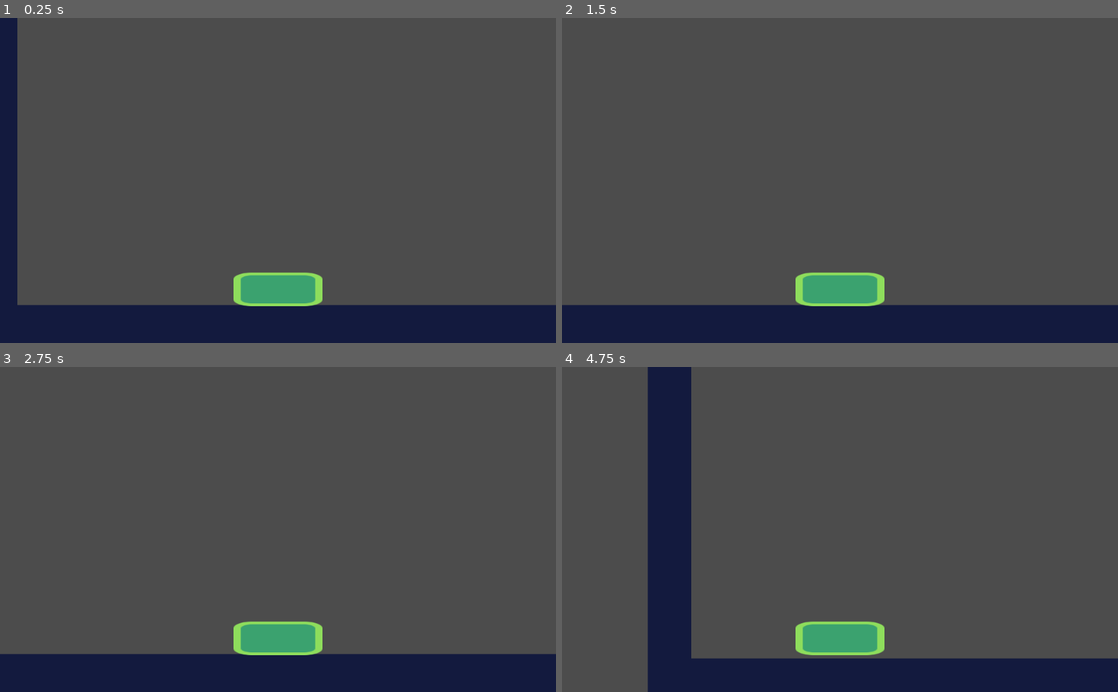
Above: before the commit, frames 1-4 (two rows, left to right).
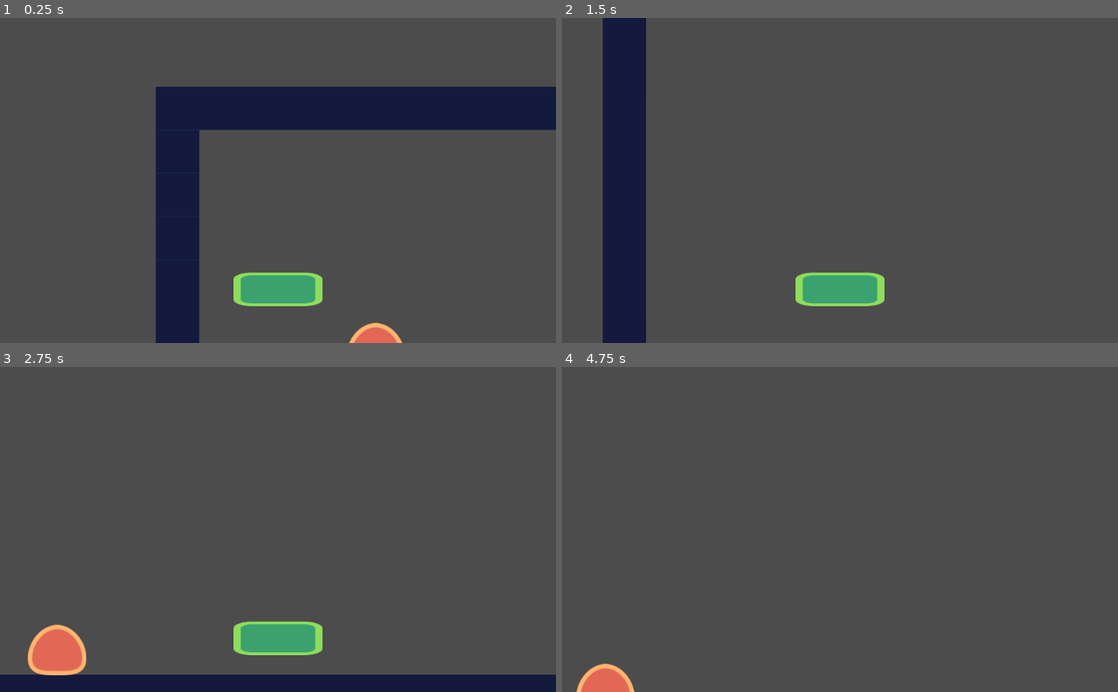
Above: after the commit, the same moments.

Repository: jukfiuune/AdventureOfAHouseCat
Game: Godot game, scene res://src/Levels/Level test.tscn
The game is run twice, just before and just after one commit, with the same random seed, the same clock (stepped at 60 frames per second) and the same inputs.
Inputs:
- Up to frame 1 (0.25 s): no input
- Up to frame 2 (1.5 s): hold Right (ui_right) 0.53-1.28 s; hold Left (ui_left) from 1.28 s (still down)
- Up to frame 3 (2.75 s): release Left (ui_left) at 2.03 s; hold Right (ui_right) from 2.03 s (still down)
- Up to frame 4 (4.75 s): release Right (ui_right) at 2.78 s; hold Up (ui_up) 2.78-3.53 s; hold Left (ui_left) from 3.53 s (still down)

The runs differ from the first frame. In frame 1, 27% of the frame differs, in the area x 0-100%, y 0-100%; in frame 2, 18%; in frame 3, 7.1%; in frame 4, 18%.

Commit message:
Enemy works (for now) :+1:

Diff:
--- a/src/Levels/Level test.tscn
+++ b/src/Levels/Level test.tscn
@@ -2,9 +2,11 @@
 
 [ext_resource path="res://start-assets/tileset.tres" type="TileSet" id=1]
 [ext_resource path="res://src/actors/player.tscn" type="PackedScene" id=2]
-[ext_resource path="res://src/actors/enemy.tscn" type="PackedScene" id=3]
+[ext_resource path="res://src/actors/enemy2.tscn" type="PackedScene" id=3]
 
 [node name="Level test" type="Node2D"]
+
+[node name="player" parent="." instance=ExtResource( 2 )]
 
 [node name="TileMap" type="TileMap" parent="."]
 position = Vector2( -400, 0 )
@@ -14,8 +16,4 @@
 format = 1
 tile_data = PoolIntArray( -196609, 0, 0, -262144, 0, 0, -262143, 0, 0, -262142, 0, 0, -262141, 0, 0, -262140, 0, 0, -26 …(1111 unchanged characters)…
 
-[node name="Enemy" parent="." instance=ExtResource( 3 )]
-position = Vector2( 1105, 507 )
-
-[node name="player" parent="." instance=ExtResource( 2 )]
-position = Vector2( 80, 638 )
+[node name="enemy" parent="." instance=ExtResource( 3 )]
--- a/src/actors/enemy.gd
+++ b/src/actors/enemy.gd
@@ -5,14 +5,14 @@
 export var speed: = Vector2(300.0,1000.0)
 export var gravity: = 4000.0
 
-var velocity: = Vector2.ZERO
+var _velocity: = Vector2.ZERO
 
 
 func _ready() -> void :
-	velocity.x = -speed.x
+	_velocity.x = -speed.x
 
 func _physics_process(delta: float) -> void:
-	velocity.y += gravity * delta
+	_velocity.y += gravity * delta
 	if is_on_wall():
-		velocity.x *= -1.0
-		velocity.y = move_and_slide(velocity, FLOOR_NORMAL).y
+		_velocity.x *= -1.0
+	_velocity.y = move_and_slide(_velocity, FLOOR_NORMAL).y
--- a/src/actors/enemy.tscn
+++ /dev/null
@@ -1,25 +0,0 @@
-[gd_scene load_steps=4 format=2]
-
-[ext_resource path="res://start-assets/enemy.png" type="Texture" id=1]
-
-[sub_resource type="RectangleShape2D" id=2]
-extents = Vector2( 53.0507, 2.94952 )
-
-[sub_resource type="RectangleShape2D" id=1]
-extents = Vector2( 89.4866, 19.1288 )
-
-[node name="Drone" type="KinematicBody2D"]
-position = Vector2( 0, -0.999996 )
-scale = Vector2( 1.71534, 1.29059 )
-collision_layer = 2
-collision_mask = 9
-script = SubResource( 2 )
-
-[node name="Drone" type="Sprite" parent="."]
-position = Vector2( -1.38992e-06, -18.5961 )
-scale = Vector2( 1, 0.4 )
-texture = ExtResource( 1 )
-
-[node name="CollisionShape2D" type="CollisionShape2D" parent="."]
-position = Vector2( -0.291492, -19.6131 )
-shape = SubResource( 1 )
--- /dev/null
+++ b/src/actors/enemy2.tscn
@@ -0,0 +1,19 @@
+[gd_scene load_steps=4 format=2]
+
+[ext_resource path="res://start-assets/enemy.png" type="Texture" id=1]
+[ext_resource path="res://src/actors/enemy.gd" type="Script" id=2]
+
+[sub_resource type="RectangleShape2D" id=1]
+extents = Vector2( 55, 46.5 )
+
+[node name="enemy" type="KinematicBody2D"]
+collision_layer = 2
+collision_mask = 9
+script = ExtResource( 2 )
+
+[node name="Sprite" type="Sprite" parent="."]
+texture = ExtResource( 1 )
+
+[node name="CollisionShape2D" type="CollisionShape2D" parent="."]
+position = Vector2( 0, -1.5 )
+shape = SubResource( 1 )
--- a/src/actors/player.gd
+++ b/src/actors/player.gd
@@ -45,14 +45,14 @@
 		motion.x = -speed # then the x coordinates of the vector be negative
 	else: # If none of these are pressed
 		motion.x = lerp(motion.x, 0, 0.25) # set the x to 0 by smoothly transitioning by 0.25
-	print(isOnFloor)
+	#print(isOnFloor)
 	if isOnFloor and Input.is_action_just_pressed("ui_dash_right"):
 		gravity = 0
 		motion.y = -jump_height
 		yield(get_tree().create_timer(DASH_DURATION), "timeout")
 		gravity = 7
 		motion.x = speed * 13 + delta
-		print(speed)
+		#print(speed)
 		yield(get_tree().create_timer(DASH_DURATION), "timeout")
 		#motion.y += gravity + delta
 
@@ -62,7 +62,7 @@
 		yield(get_tree().create_timer(DASH_DURATION), "timeout")
 		gravity = 7
 		motion.x = -speed * 13 + delta
-		print(speed)
+		#print(speed)
 		yield(get_tree().create_timer(DASH_DURATION), "timeout")
 		#motion.y += gravity + delta
 	if isOnFloor and Input.is_action_just_pressed("ui_up"):
